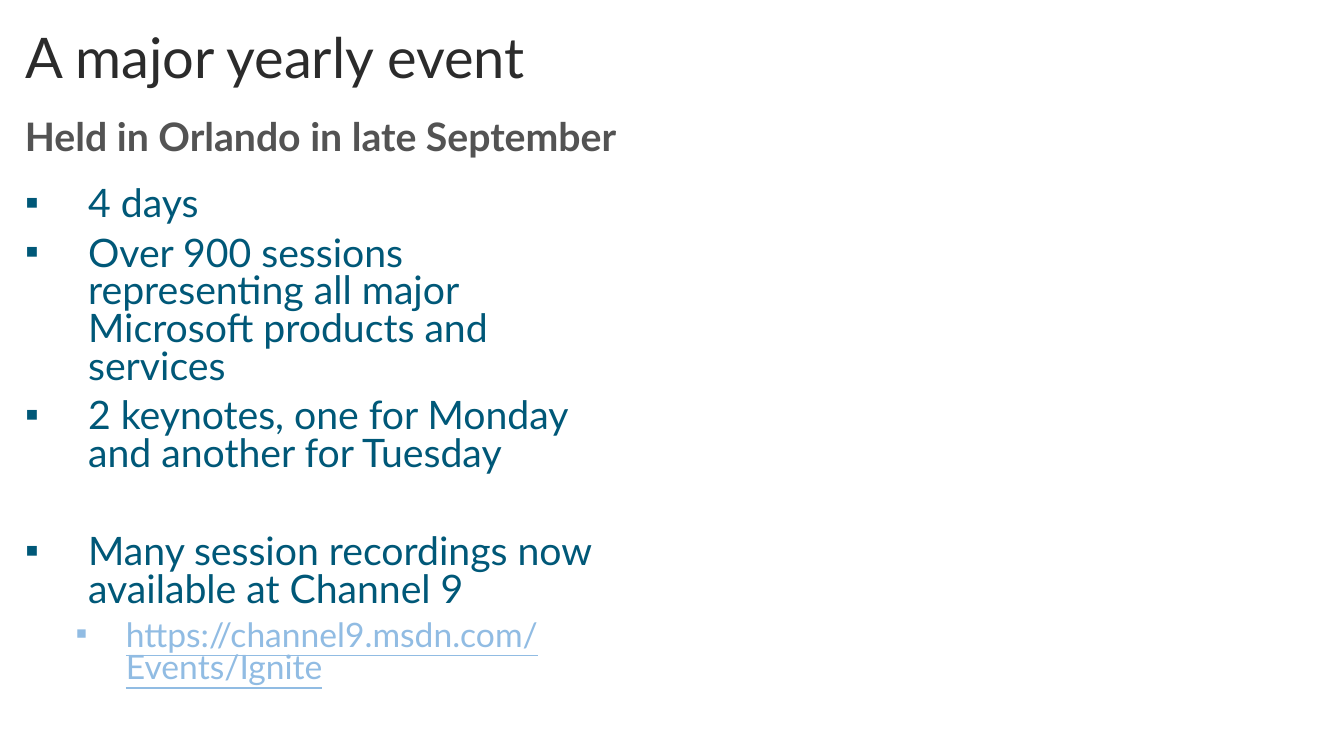
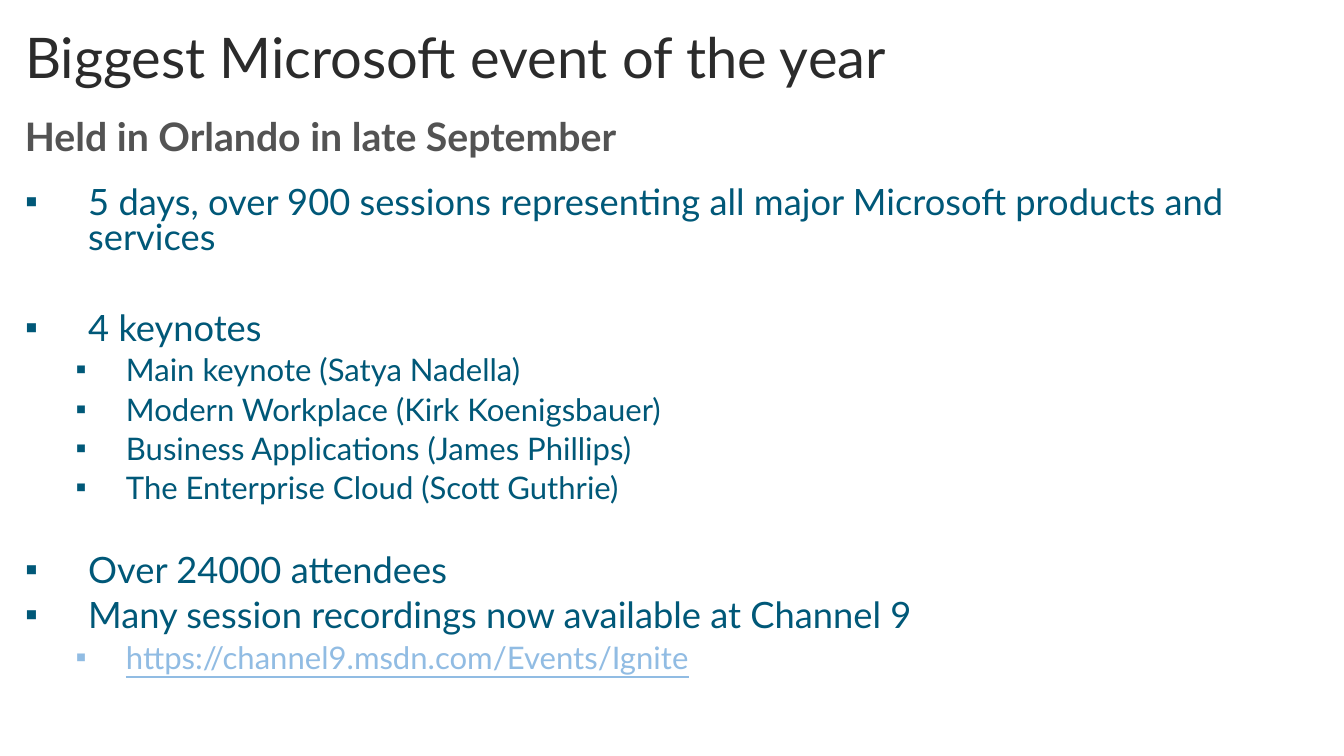
Before and after one commit to jussiroine/Presentations, a slide deck: slide 4 of Ignite 2017 recap.pptx. Drawn at 1344x756 pixels with LibreOffice and Linux fonts; fonts in the diff are those of the drawing. Boxes give left, top, right and bottom in pixels: in the first picture for what was removed or moved away, otherwise in the second. Text is boxed around its words. In the diff, an @@ line names an element or a change of style, - is before the commit and + after.

Commit message:
Quick updates before keynotes

```diff
--- a/Ignite 2017 recap.pptx
+++ b/Ignite 2017 recap.pptx
@@ title at [25, 36, 886, 88]: text changed @@
-A major yearly event
+Biggest Microsoft event of the year
@@ text at [88, 188, 1224, 584]: text changed; size 28 to 22.2 pt @@
-▪ 4 days
-▪ Over 900 sessions representing all major Microsoft products and services
-▪ 2 keynotes, one for Monday and another for Tuesday
+▪ 5 days, over 900 sessions representing all major Microsoft products and services
+▪ 4 keynotes
+  ▪ Main keynote (Satya Nadella)
+  ▪ Modern Workplace (Kirk Koenigsbauer)
+  ▪ Business Applications (James Phillips)
+  ▪ The Enterprise Cloud (Scott Guthrie)
+▪ Over 24000 attendees
@@ text at [88, 601, 911, 675]: size 28 to 25.9 pt in "Many session recordings now available at Channel ..."; size 24 to 22.2 pt in "https://channel9.msdn.com/Events/Ignite" @@
```
Also in this commit, not shown: 5 slides added.
